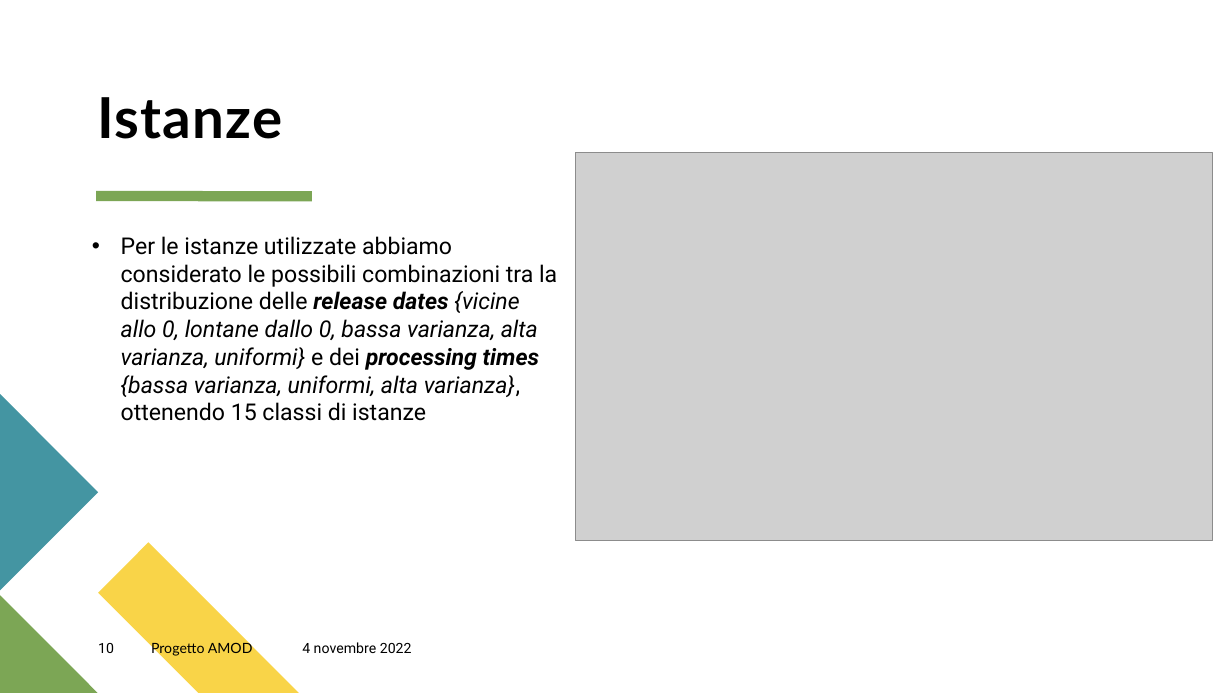
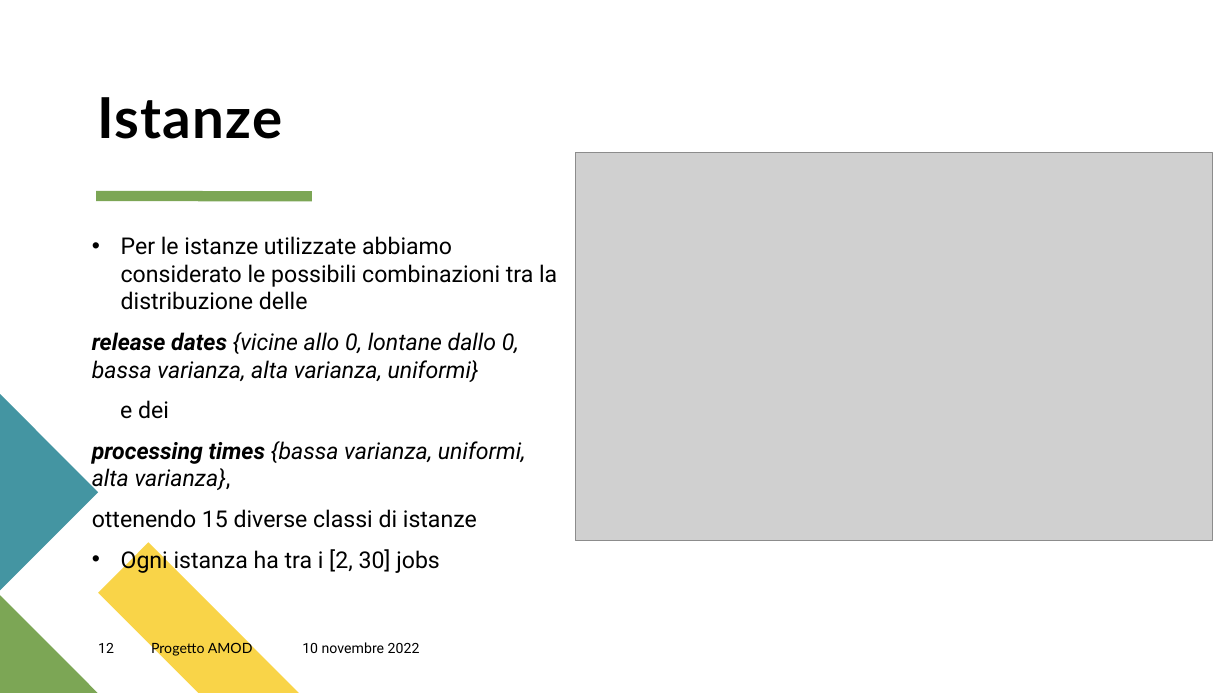
Before and after one commit to GiulioAppetito/Progetto-AMOD-21-22, a slide deck: slide 12 of Presentazione Progetto AMOD.pptx (slide 10 before the commit). Drawn at 1232x693 pixels with LibreOffice and Linux fonts; fonts in the diff are those of the drawing; grey boxes stand for pictures. Boxes give left, top, right and bottom in pixels: in the first picture for what was removed or moved away, otherwise in the second. Text is boxed around its words. In the diff, an @@ line names an element or a change of style, - is before the commit and + after.

```diff
--- a/Presentazione Progetto AMOD.pptx
+++ b/Presentazione Progetto AMOD.pptx
@@ text at (x1=92, y1=236, x2=557, y2=573): text changed; italic off @@
-• Per le istanze utilizzate abbiamo considerato le possibili combinazioni tra la distribuzione delle release dates {vicine allo 0, lontane dallo 0, bassa varianza, alta varianza, uniformi} e dei processing times {bassa varianza, uniformi, alta varianza}, ottenendo 15 classi di istanze
+• Per le istanze utilizzate abbiamo considerato le possibili combinazioni tra la distribuzione delle
+release dates {vicine allo 0, lontane dallo 0, bassa varianza, alta varianza, uniformi}
+e dei
+processing times {bassa varianza, uniformi, alta varianza},
+ottenendo 15 diverse classi di istanze
+• Ogni istanza ha tra i [2, 30] jobs
@@ page number at (x1=98, y1=643, x2=114, y2=653): text changed @@
-10
+12
@@ text at (x1=302, y1=642, x2=420, y2=653): text changed @@
-4 novembre 2022
+10 novembre 2022
```
Also in this commit, not shown: 17 other slides changed, 4 slides added, 9 slides removed.
